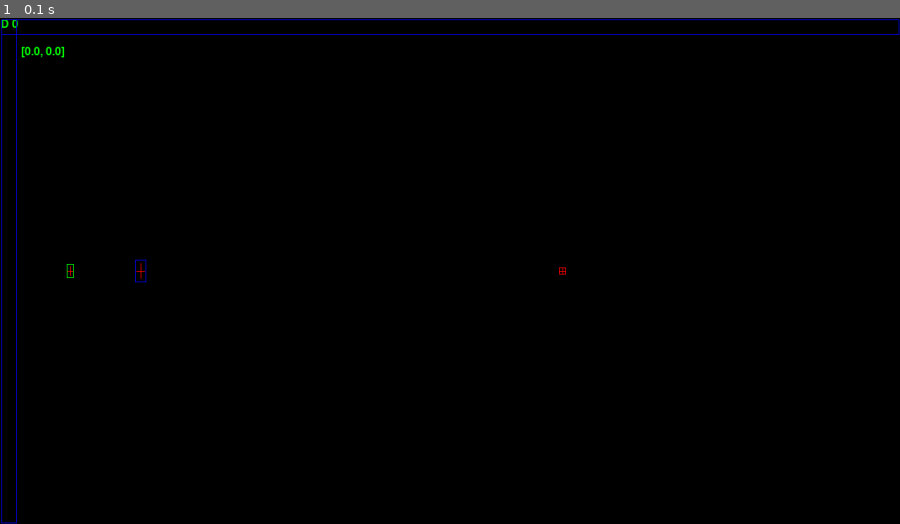
Above: before the commit, frame 1.
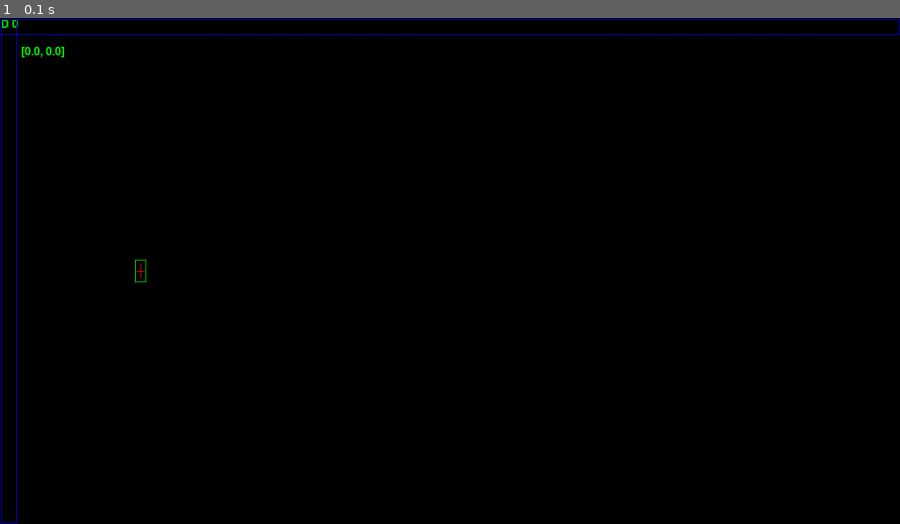
Above: after the commit, the same moment.

Repository: nicksementsov/nicktris
Game: pygame game, started from app.py
The game is run twice, just before and just after one commit, with the same random seed, the same clock (stepped at 60 frames per second) and the same inputs.
Inputs:
- Up to frame 1 (0.1 s): no input

The runs differ from the first frame. In frame 1, less than 0.1% of the frame differs, in the area x 7-63%, y 47-53%.

Commit message:
Fixed things up

Diff:
--- a/app.py
+++ b/app.py
@@ -48,27 +48,24 @@
 
 	# Game setup
 	GAME_COLOURS = gc.GAME_COLOURS()
+	inMan = inputmanager.InputManager()
 
-	playerOne = prop.Prop(True, 100, 360, 10, 20)
-	playerTwo = character.Character(True, 200, 360, 16, 32)
-	playerThree = prop.Prop(True, 800, 360)
+	# Setup player 1
+	playerOne = character.Character(True, 200, 360, 16, 32)
+	playerController = controller.Controller(playerOne)
 
-	playerController = controller.Controller(playerOne)
-	playerControllerTwo = controller.Controller(playerTwo)
-	ntController = triscontroller.TrisController(playerThree)
+	inMan.addController(playerController)
+	gameActors = [playerOne]
+	gameControllers = [playerController]
 
-	inMan = inputmanager.InputManager()
-	inMan.addController(playerController)
-	inMan.addController(playerControllerTwo)
-	inMan.addController(ntController)
+	# Setup additional players
+	# playerThree = prop.Prop(True, 800, 360)
+	# ntController = triscontroller.TrisController(playerThree)
 
-	gameActors = [playerOne]
-	gameActors.append(playerTwo)
-	gameActors.append(playerThree)
+	# inMan.addController(ntController)
+	# gameActors.append(playerThree)
+	# gameControllers.append(ntController)
 
-	gameControllers = [playerController]
-	gameControllers.append(playerControllerTwo)
-	gameControllers.append(ntController)
 
 	# TODO Joystick setup
 
@@ -76,9 +73,8 @@
 
 	# TODO Load Level
 	TEST_RECT = pygame.Rect(2, 2, 22, 717)
+	TEST_RECT2 = pygame.Rect(2, 2, 1277, 22)
 	TEST_COLL = [TEST_RECT]
-
-	TEST_RECT2 = pygame.Rect(2, 2, 1277, 22)
 	TEST_COLL.append(TEST_RECT2)
 
 	# Start loop
@@ -113,11 +109,7 @@
 			actor.tick(frameTime)
 
 		# Test Collisions
-		'''for actor in gameActors:
-			collisions = actor.getRect().collidelistall(TEST_COLL)
-			for coll in collisions:
-				print(TEST_COLL[coll])'''
-
+		collisions = gameActors[0].getRect().collidelistall(TEST_COLL)
 
 		#****************************************************
 		# Draw debug stuff
--- a/character.py
+++ b/character.py
@@ -13,7 +13,9 @@
 
 	def push(self, direction, frameTime):
 		'''Push an Actor, respecting their acceleration'''
-		def apush(aDirection, aFrameTime, axis):
+		super(Character, self).push(direction, frameTime)
+
+'''		def apush(aDirection, aFrameTime, axis):
 			if (direction[axis] != self.rotation[axis]):
 				dirDif = direction[axis] - self.rotation[axis]
 				if (abs(dirDif) < 0.005):
@@ -31,4 +33,4 @@
 
 
 		apush(direction, frameTime, 0)
-		apush(direction, frameTime, 1)
+		apush(direction, frameTime, 1)'''
--- a/controller.py
+++ b/controller.py
@@ -48,18 +48,9 @@
 
 	def applyImpulse(self, frameTime):
 		newPush = self.normImpulse()
-		self.ownProp.push((newPush[0], newPush[1]), frameTime)
+		# self.ownProp.push((newPush[0], newPush[1]), frameTime)
 		# X
-		'''if (newPush[0] != 0.0):
-									self.ownProp.push((newPush[0], 0.0), frameTime)
-								else:
-									self.ownProp.speed[0] = 0.0
-
-								# Y
-								if (newPush[1] != 0.0):
-									self.ownProp.push((0.0, newPush[1]), frameTime)
-								else:
-									self.ownProp.speed[1] = 0.0'''
+		self.ownProp.push(newPush, frameTime)
 
 	__applyImpulse = applyImpulse
 
--- a/gamecommons.py
+++ b/gamecommons.py
@@ -3,7 +3,7 @@
 SCREEN_X = 1280
 SCREEN_Y = 720
 MAXFPS = 60.0
-
+TAP_SPEED = 100
 # User keybinds by description
 USER_KEYS_DES = {	'HAT_N': 119,		# w
 					'HAT_S': 115,		# s
--- a/prop.py
+++ b/prop.py
@@ -32,20 +32,7 @@
 
 	def push(self, direction, frameTime):
 		'''Push an Actor, forcing them to move at max speed next tick'''
-		def apush(aDirection, frameTime, axis):
-			if (aDirection[axis] != 0.0):
-				self.speed[axis] = self.maxSpeed * aDirection[axis]
-				if (abs(self.speed[axis]) > self.maxSpeed * abs(aDirection[axis])):
-					self.speed[axis] = self.maxSpeed * aDirection[axis]
-			else:
-				pass
-				#self.speed[axis] = 0.0
-		print(direction)
-		if (direction != (0.0, 0.0)):
-			apush(direction, frameTime, 0)
-			apush(direction, frameTime, 1)
-		else:
-			self.speed = [0.0, 0.0]
+		self.speed = [direction[0] * self.maxSpeed, direction[1] * self.maxSpeed]
 
 	__push = push
 
--- a/triscontroller.py
+++ b/triscontroller.py
@@ -6,14 +6,17 @@
 	def __init__(self, newProp=None):
 		super(TrisController, self).__init__(newProp)
 
-		self.jumpTime = 1000;
+		self.jumpTime = 500
 		self.jumpTimer = 0.0
-		self.canJump = True
+		self.jumpingTime = 0.0
+		self.startedJump = False
+		self.canJump = False
 
 	def applyImpulse(self, frameTime):
 		self.jumpTimer += frameTime
+
 		if (self.jumpTimer >= self.jumpTime):
+			self.jumpTimer = 0.0
 			self.ownProp.speed = [self.impulse[0] * 32, self.impulse[1] * 32]
-			self.jumpTimer = 0.0
 		else:
 			self.ownProp.speed = [0.0, 0.0]
